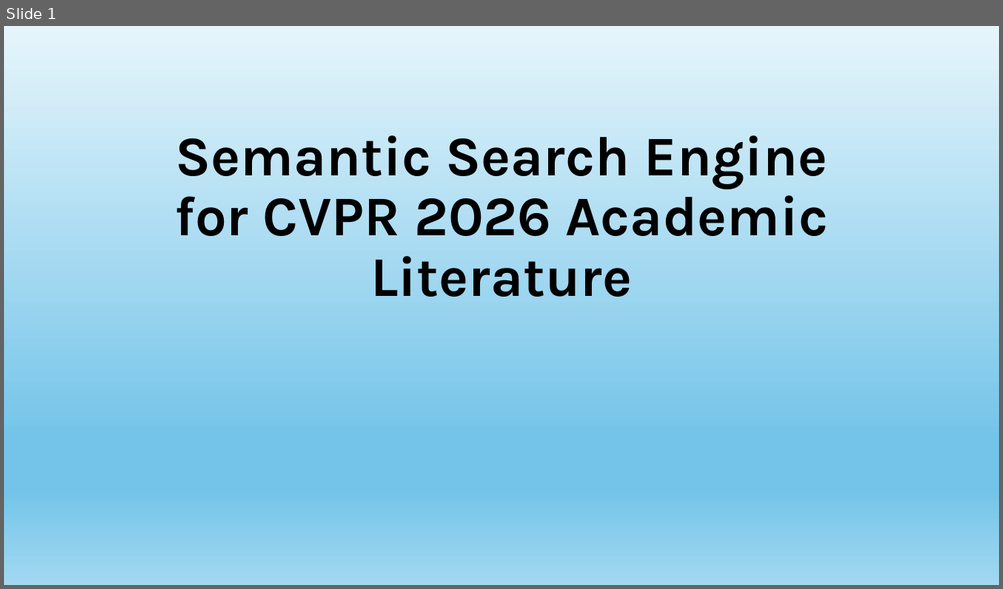
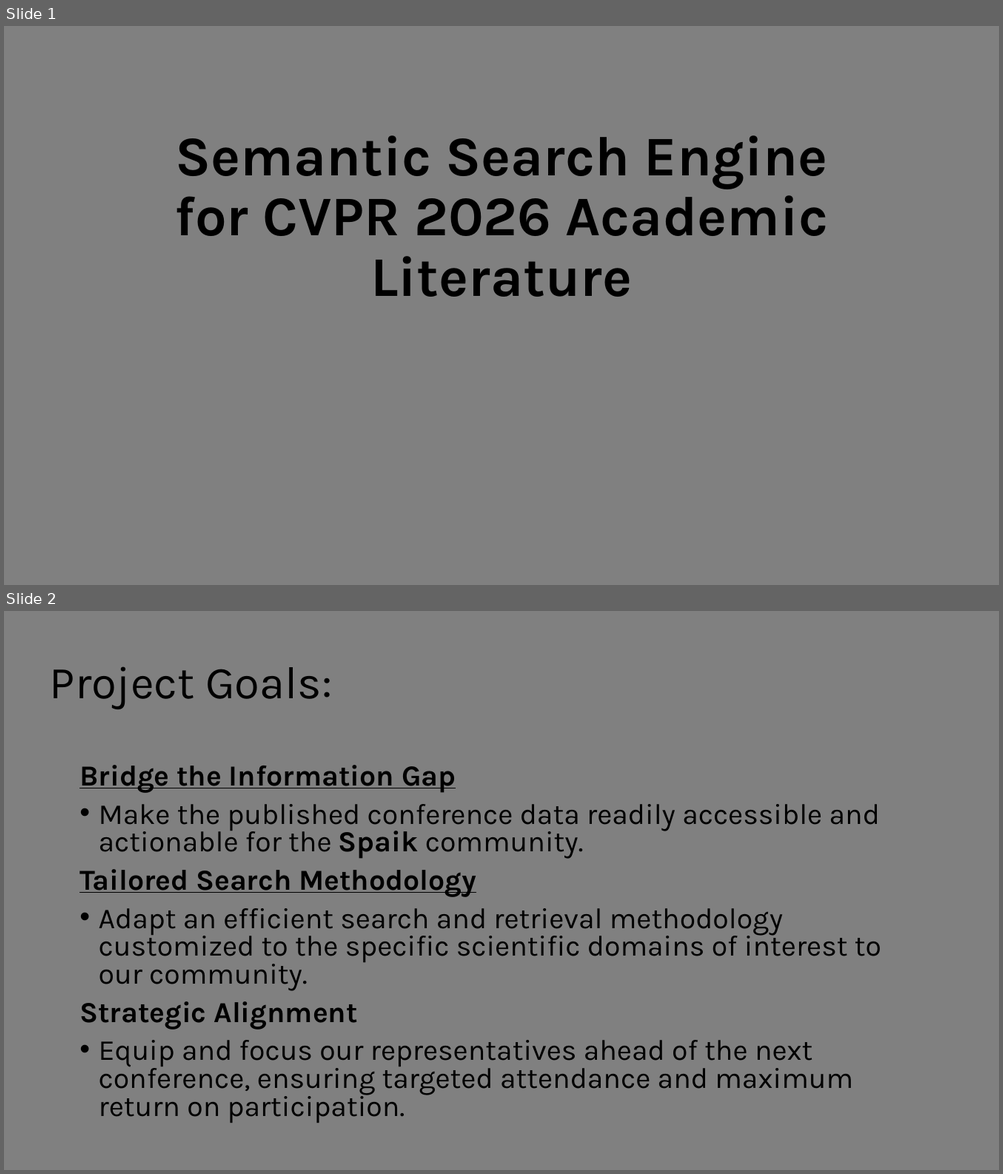
Before and after one commit to shohame/CVPR-2026, a slide deck: Docs/Semantic Search Engine for CVPR 2026 Academic Literature.pptx. Shown one above the other, each under a label of ours: slide 1 before the commit, slides 1 and 2 after it. The pictures are 1003x589 and 1003x1174 pixels, drawn with LibreOffice and Linux fonts; fonts in the diff are those of the drawing. Boxes give left, top, right and bottom in pixels: in the first picture for what was removed or moved away, otherwise in the second. Text is boxed around its words. In the diff, an @@ line names an element or a change of style, - is before the commit and + after.

```diff
--- a/Docs/Semantic Search Engine for CVPR 2026 Academic Literature.pptx
+++ b/Docs/Semantic Search Engine for CVPR 2026 Academic Literature.pptx
@@ slide 2 added at <box>4,611,999,1170</box>, background #808080 @@
@@ title added at <box>50,667,333,709</box>, 44 pt, text #000000 @@
+Project Goals:
@@ text added at <box>79,765,881,1123</box>, 28 pt, text #000000 @@
+Bridge the Information Gap
+• Make the published conference data readily accessible and actionable for the Spaik community.
+Tailored Search Methodology
+• Adapt an efficient search and retrieval methodology customized to the specific scientific domains of interest to our community.
+Strategic Alignment
+• Equip and focus our representatives ahead of the next conference, ensuring targeted attendance and maximum return on participation.
@@ slide 1 changed as well @@
@@ background gradient #E6F5FB to #74C4E9 to #A2D8F0 to #808080 @@
```
Also in this commit, not shown: 2 other slides changed, 2 other slides added, 3 slides removed, 9 other files.
